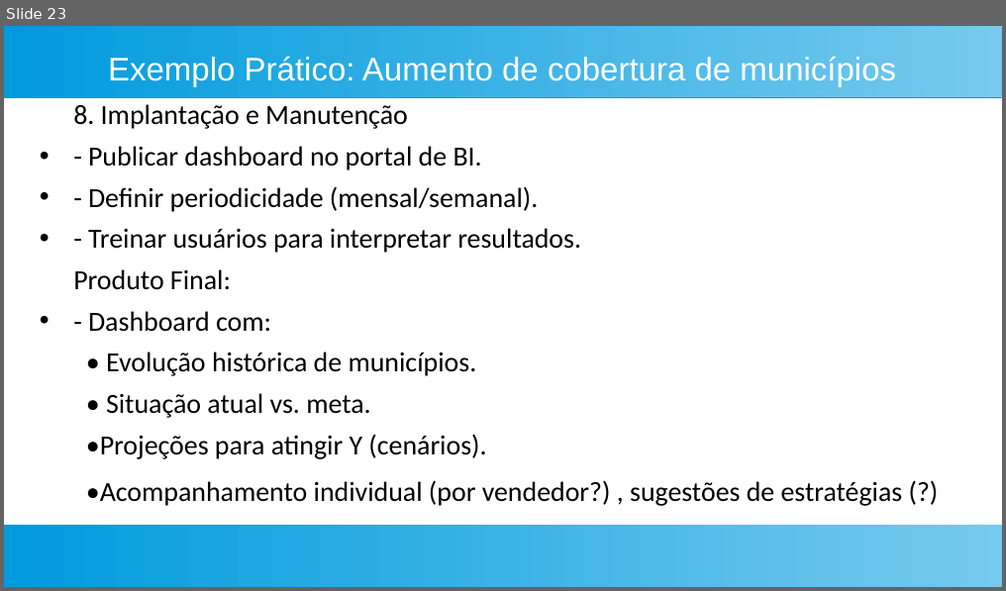
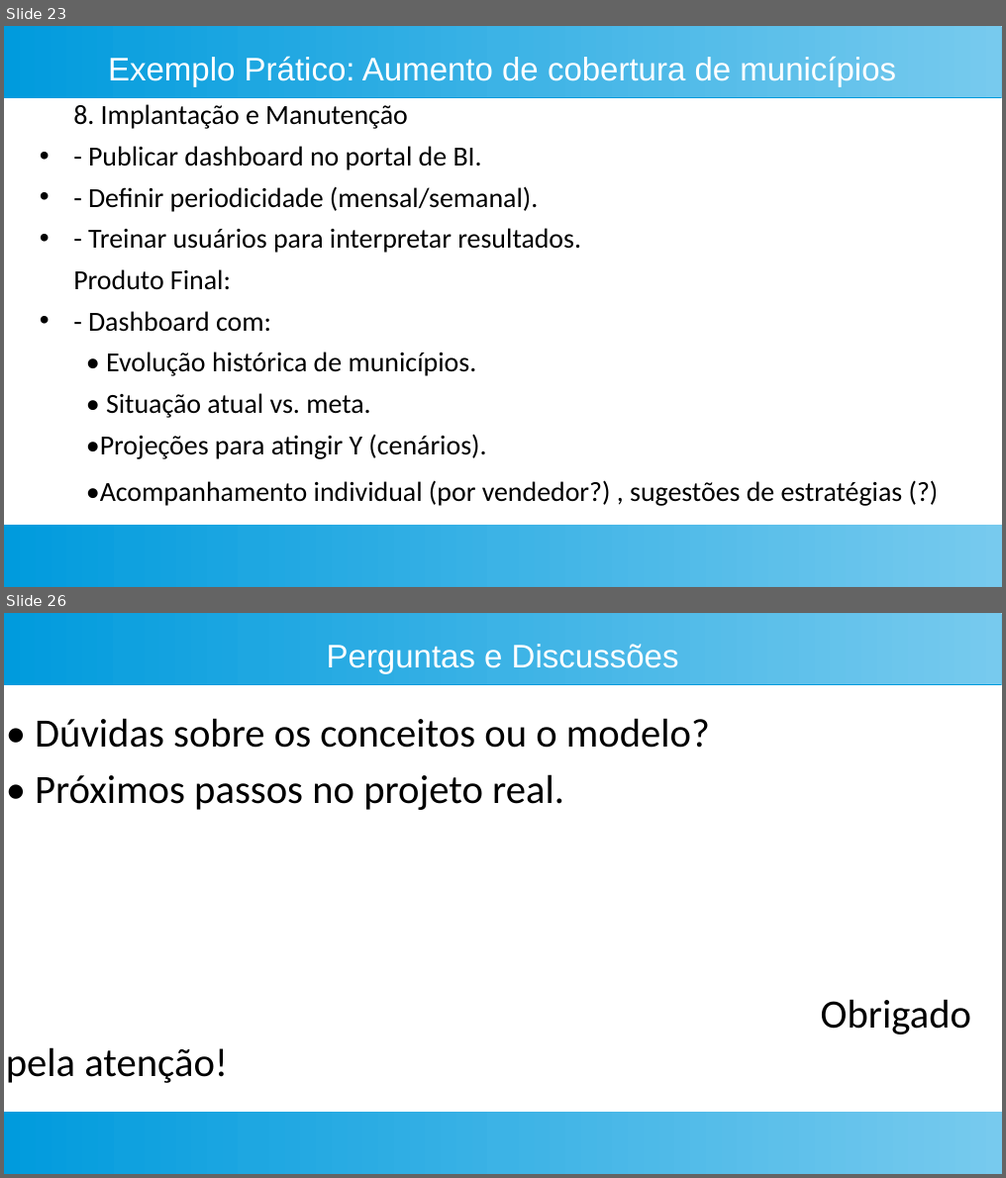
Before and after one commit to jribeiroramos/12-ApresentacaoModelagemAnalitica, a slide deck: apresenta_03022025.odp. Shown one above the other, each under a label of ours: slide 23 before the commit, slides 23 and 26 after it; the slides between them are not shown. The pictures are 1006x591 and 1006x1178 pixels, drawn with LibreOffice and Linux fonts; fonts in the diff are those of the drawing. Boxes give left, top, right and bottom in pixels: in the first picture for what was removed or moved away, otherwise in the second. Text is boxed around its words. In the diff, an @@ line names an element or a change of style, - is before the commit and + after.

```diff
--- a/apresenta_03022025.odp
+++ b/apresenta_03022025.odp
@@ slide 26 added at [4, 613, 1002, 1174], background #FFFFFF; not listed: 2 template elements that a slide beside it also shows @@
@@ title added at [327, 644, 679, 673], 26 pt, text #FFFFFF @@
+Perguntas e Discussões
@@ text added at [6, 718, 710, 1083], 32 pt, text #000000 @@
+• Dúvidas sobre os conceitos ou o modelo?
+• Próximos passos no projeto real.
+Obrigado pela atenção!
```
Also in this commit, not shown: 2 slides changed, 1 other slide added, 3 other files.
